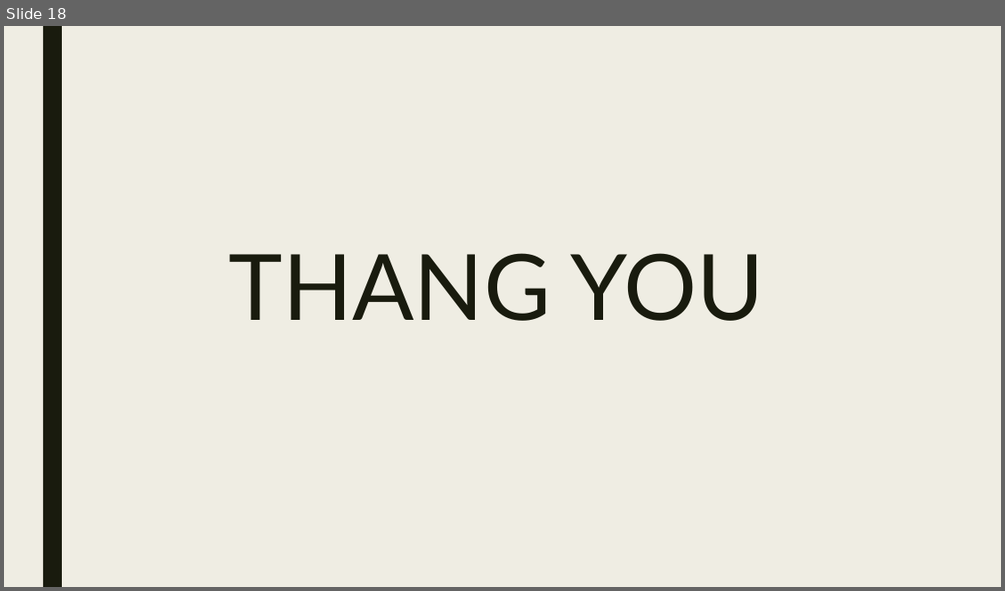
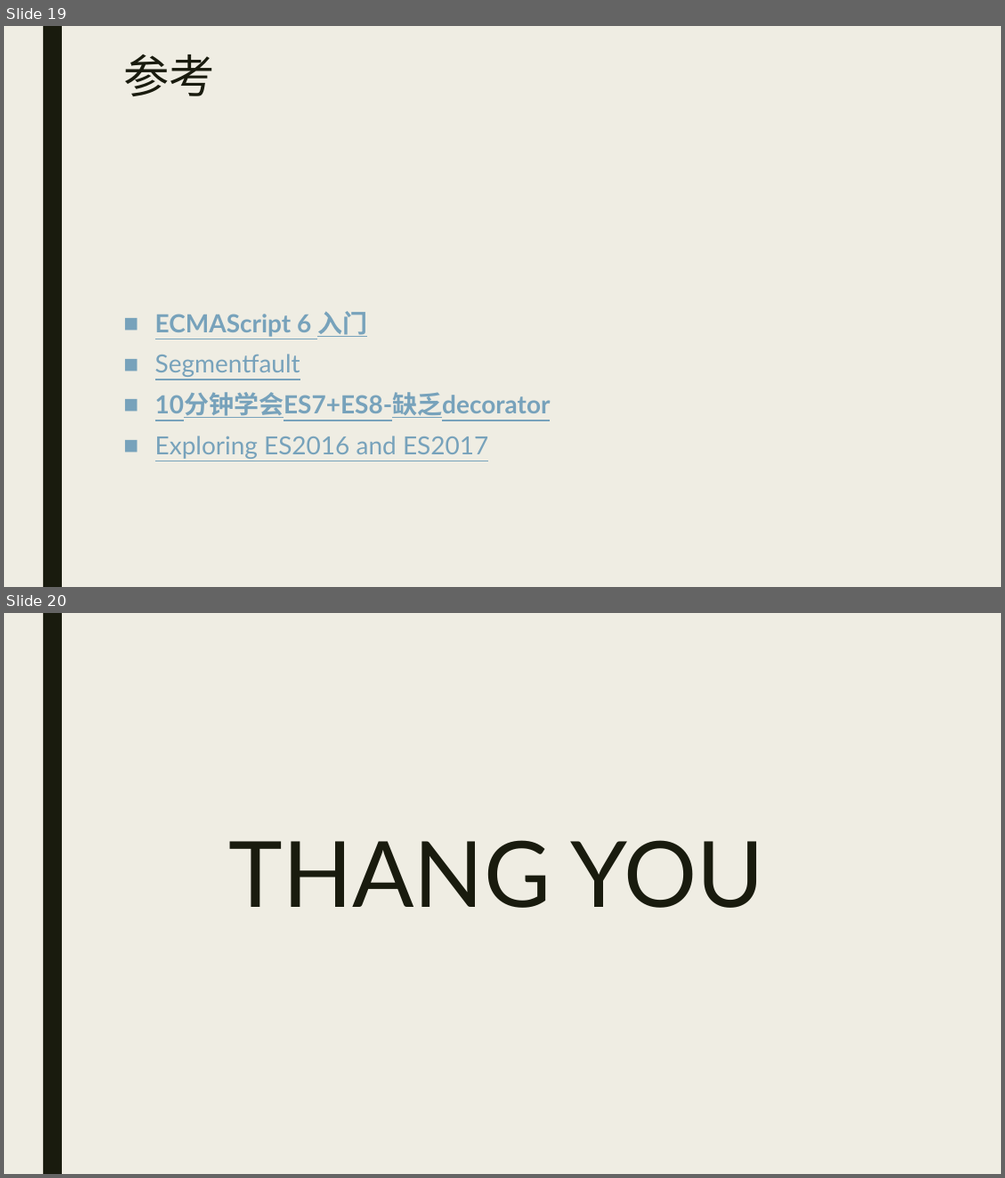
Before and after one commit to wflonglong/wflonglong.github.io, a slide deck: source/ppt/ES6.pptx. Shown one above the other, each under a label of ours: slide 18 before the commit, slides 19 and 20 after it. The pictures are 1005x591 and 1005x1178 pixels, drawn with LibreOffice and Linux fonts; fonts in the diff are those of the drawing. Boxes give left, top, right and bottom in pixels: in the first picture for what was removed or moved away, otherwise in the second. Text is boxed around its words. In the diff, an @@ line names an element or a change of style, - is before the commit and + after.

```diff
--- a/source/ppt/ES6.pptx
+++ b/source/ppt/ES6.pptx
@@ slide 19 added at [4,26,1001,587], background #EFEDE3; not listed: 1 template element that a slide beside it also shows @@
@@ title added at [123,54,215,96], 44 pt, text #191B0E @@
+参考
@@ text added at [155,311,550,459], 24 pt, text #77A2BB, bold, underline @@
+■ ECMAScript 6 入门
+■ Segmentfault
+■ 10分钟学会ES7+ES8-缺乏decorator
+■ Exploring ES2016 and ES2017
@@ what was slide 18 is now slide 20 @@
```
Also in this commit, not shown: 2 slides changed, 1 other slide added.
